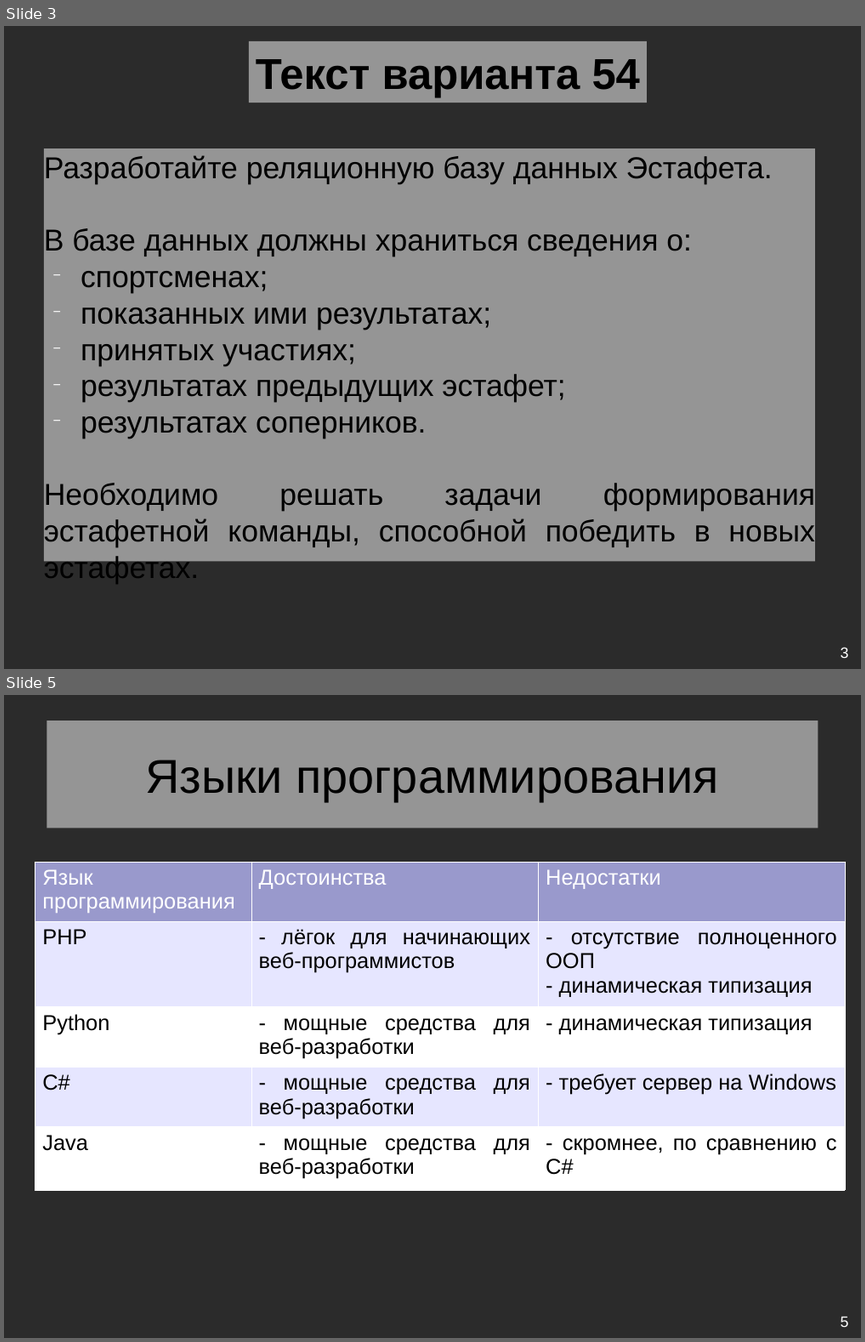
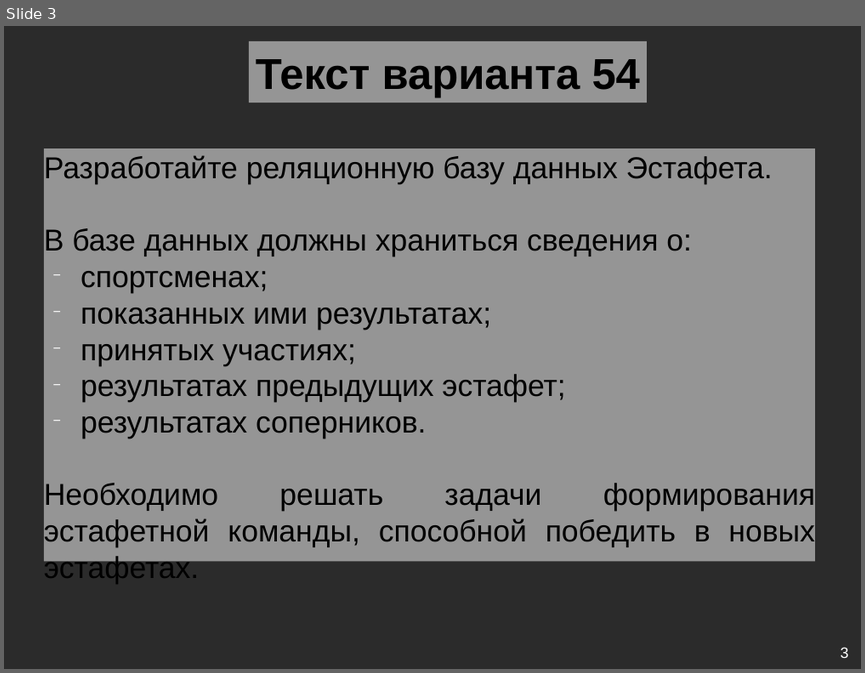
Before and after one commit to eldarian-1/pstu, a slide deck: БД/Course/Презентация курсового проекта.odp. Shown one above the other, each under a label of ours: slides 3 and 5 before the commit, slide 3 after it; the slides between them are not shown. The pictures are 865x1342 and 865x673 pixels, drawn with LibreOffice and Linux fonts; fonts in the diff are those of the drawing; background and template pictures are left out; a plain dark background stands for a picture behind light text. Boxes give left, top, right and bottom in pixels: in the first picture for what was removed or moved away, otherwise in the second. Text is boxed around its words. In the diff, an @@ line names an element or a change of style, - is before the commit and + after.

```diff
--- a/БД/Course/Презентация курсового проекта.odp
+++ b/БД/Course/Презентация курсового проекта.odp
@@ slide 5 removed at (x1=4, y1=695, x2=861, y2=1338), background picture (left out) @@
@@ title removed at (x1=46, y1=721, x2=818, y2=828) @@
-Языки программирования
@@ table removed at (x1=35, y1=862, x2=846, y2=1184), 5 rows, 3 columns @@
-Язык программирования | Достоинства | Недостатки
-PHP | - лёгок для начинающих веб-программистов | - отсутствие полноценного ООП / - динамическая типизация
-Python | - мощные средства для веб-разработки | - динамическая типизация
-C# | - мощные средства для веб-разработки | - требует сервер на Windows
-Java | - мощные средства для веб-разработки | - скромнее, по сравнению с C#
@@ page number removed at (x1=840, y1=1315, x2=849, y2=1327) @@
-5
```
Also in this commit, not shown: 10 other slides removed.
